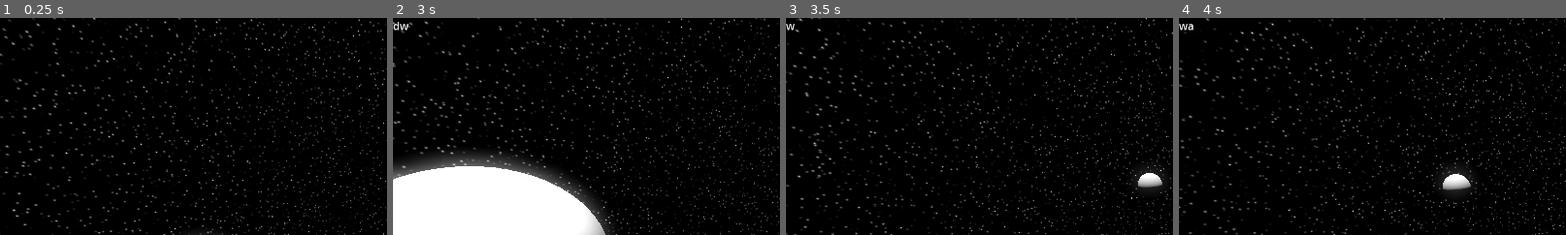
Above: before the commit, frames 1-4 (left to right).
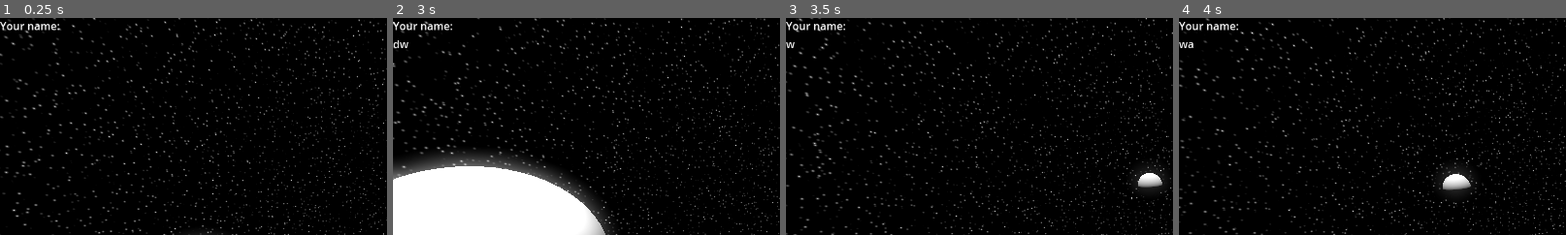
Above: after the commit, the same moments.

Repository: Paulpanther/Spacescaper
Game: Godot game, scene res://scenes/universe.tscn
Two runs of this game, one before a commit and one after it. Both use one fixed random seed, a clock stepped at 60 frames per second and the inputs below. This scene is started directly instead of the project's main scene.
Inputs:
- Up to frame 1 (0.25 s): no input
- Up to frame 2 (3 s): tap Enter at 0.5 s; hold D (yaw_right) 0.53-1.28 s; tap Home (ui_home) every 0.75 s from 0.6 to 2.85 s; hold S (backward) 1.28-2.03 s; hold D (yaw_right) 2.03-2.78 s; hold W (forward) from 2.78 s (still down)
- Up to frame 3 (3.5 s): keep holding W (forward)
- Up to frame 4 (4 s): release W (forward) at 3.53 s; hold A (yaw_left) from 3.53 s (still down); tap Home (ui_home) at 3.6 s
The pictures show only the part of the screen within x 0-50%, y 0-50%; the shares and areas given below are measured in that part.

The runs differ from the first frame. In frame 1, 0.3% of the frame differs, in the area x 0-16%, y 1-6%; in frame 2, 0.4%; in frame 3, 0.4%; in frame 4, 0.4%, in the area x 0-16%, y 1-14%.

Commit message:
Fix multiplayer bug

Diff:
--- a/scenes/Multiplayer.tscn
+++ b/scenes/Multiplayer.tscn
@@ -59,5 +59,7 @@
 [node name="Username" type="LineEdit" parent="UI/Net/Options"]
 layout_mode = 2
 
+[connection signal="despawned" from="LevelSpawner" to="." method="_on_level_spawner_despawned"]
+[connection signal="spawned" from="LevelSpawner" to="." method="_on_level_spawner_spawned"]
 [connection signal="pressed" from="UI/Net/Options/Host" to="." method="_on_host_pressed"]
 [connection signal="pressed" from="UI/Net/Options/Connect" to="." method="_on_connect_pressed"]
--- a/scenes/player.tscn
+++ b/scenes/player.tscn
@@ -36,10 +36,13 @@
 offset_bottom = 40.0
 script = ExtResource("2_13hxo")
 
-[node name="Input" type="HBoxContainer" parent="UI/Comms"]
+[node name="Player" type="HBoxContainer" parent="UI/Comms"]
 layout_mode = 2
 
-[node name="Chat" type="Label" parent="UI/Comms/Input"]
+[node name="Label" type="Label" parent="UI/Comms/Player"]
+layout_mode = 2
+
+[node name="Input" type="HBoxContainer" parent="UI/Comms"]
 layout_mode = 2
 
 [node name="Button1" type="Button" parent="UI/Comms/Input"]
@@ -62,6 +65,10 @@
 toggle_mode = true
 button_group = SubResource("ButtonGroup_os8kb")
 text = "Player 3"
+
+[node name="Chat" type="Label" parent="UI/Comms/Input"]
+custom_minimum_size = Vector2(60, 0)
+layout_mode = 2
 
 [node name="Output" type="HBoxContainer" parent="UI/Comms"]
 layout_mode = 2
--- a/scripts/comms.gd
+++ b/scripts/comms.gd
@@ -25,6 +25,7 @@
 ]
 
 func _ready():
+	$Player/Label.text = "Your name: " + Global.username
 	update_players()
 
 func _input(event):
@@ -45,12 +46,16 @@
 			return
 
 		var c = inp.text[0]
-		rpc_id(player_uis[selectedPlayer]["id"], "on_char", c)
+		rpc("on_char", player_uis[selectedPlayer]["id"], multiplayer.get_unique_id(), c)
 		inp.text = inp.text.substr(1)
 
 @rpc("any_peer")
-func on_char(c: String):
-	var from = multiplayer.get_remote_sender_id()
+func on_char(id: int, from: int, c: String):
+	if id != multiplayer.get_unique_id():
+		if multiplayer.is_server():
+			rpc("on_char", id, from, c)
+		return
+
 	var ui = player_uis.filter(func(ui): return ui["id"] == from)
 	if ui.size() == 0: return
 	ui[0]["output"].get_node("Text").text += c
--- a/scripts/level.gd
+++ b/scripts/level.gd
@@ -17,10 +17,6 @@
 	for id in multiplayer.get_peers():
 		add_player(id)
 
-	# Spawn the local player unless this is a dedicated server export.
-	if not OS.has_feature("dedicated_server"):
-		add_player(1)
-
 func send_username():
 	rpc("on_player", Global.username)
 
@@ -32,12 +28,14 @@
 
 
 func add_player(id: int):
-	rpc_id(id, "on_players", Global.players + [{"id": multiplayer.get_unique_id(), "username": Global.username}])
+	var all =  Global.players + [{"id": multiplayer.get_unique_id(), "username": Global.username}]
+	var allWithoutId = all.filter(func(it): return it["id"] != id)
+	rpc_id(id, "on_players", allWithoutId)
 
 @rpc("any_peer")
 func on_players(players):
 	Global.players = players
-	print(Global.username, "Add players: ", players)
+	print(Global.username, " Add players: ", players)
 	$player/UI/Comms.update_players()
 
 @rpc("any_peer")
@@ -50,13 +48,10 @@
 
 	for other in multiplayer.get_peers():
 		if other != id:
-			rpc_id(other, "on_players", Global.players + [{"id": multiplayer.get_unique_id(), "username": Global.username}])
+			add_player(other)
 
-	print(Global.username, "Add player: ", username)
+	print(Global.username, " Add player: ", username)
 	$player/UI/Comms.update_players()
 
 func del_player(id: int):
-	return
-	if not $Players.has_node(str(id)):
-		return
-	$Players.get_node(str(id)).queue_free()
+	pass
--- a/scripts/multiplayer.gd
+++ b/scripts/multiplayer.gd
@@ -55,8 +55,7 @@
 	# Hide the UI and unpause to start the game.
 	$UI.hide()
 	get_tree().paused = false
-	# Only change level on the server.
-	# Clients will instantiate the level via the spawner.
+
 	if multiplayer.is_server():
 		change_level.call_deferred(load("res://scenes/universe.tscn"))
 
@@ -71,9 +70,10 @@
 	# Add new level.
 	level.add_child(scene.instantiate())
 
-# The server can restart the level by pressing HOME.
-func _input(event):
-	if not multiplayer.is_server():
-		return
-	if event.is_action("ui_home") and Input.is_action_just_pressed("ui_home"):
-		change_level.call_deferred(load("res://scenes/universe.tscn"))
+
+func _on_level_spawner_spawned(node):
+	pass # Replace with function body.
+
+
+func _on_level_spawner_despawned(node):
+	pass # Replace with function body.
Not shown, added: export_presets.cfg
